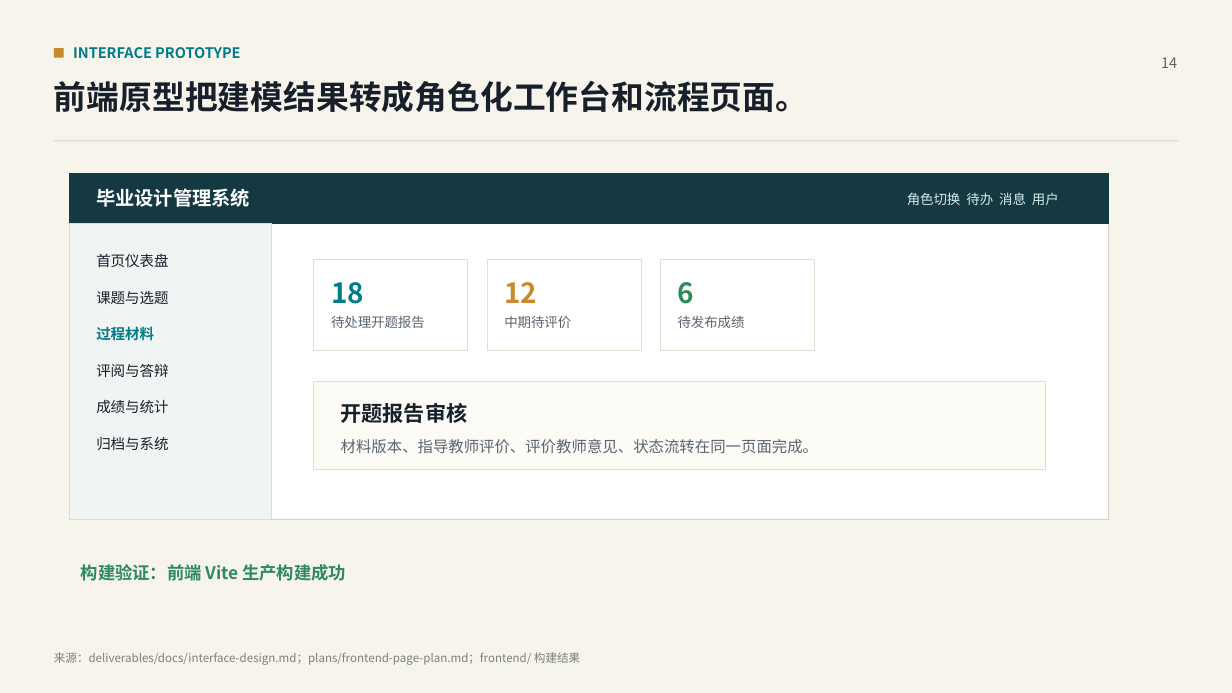
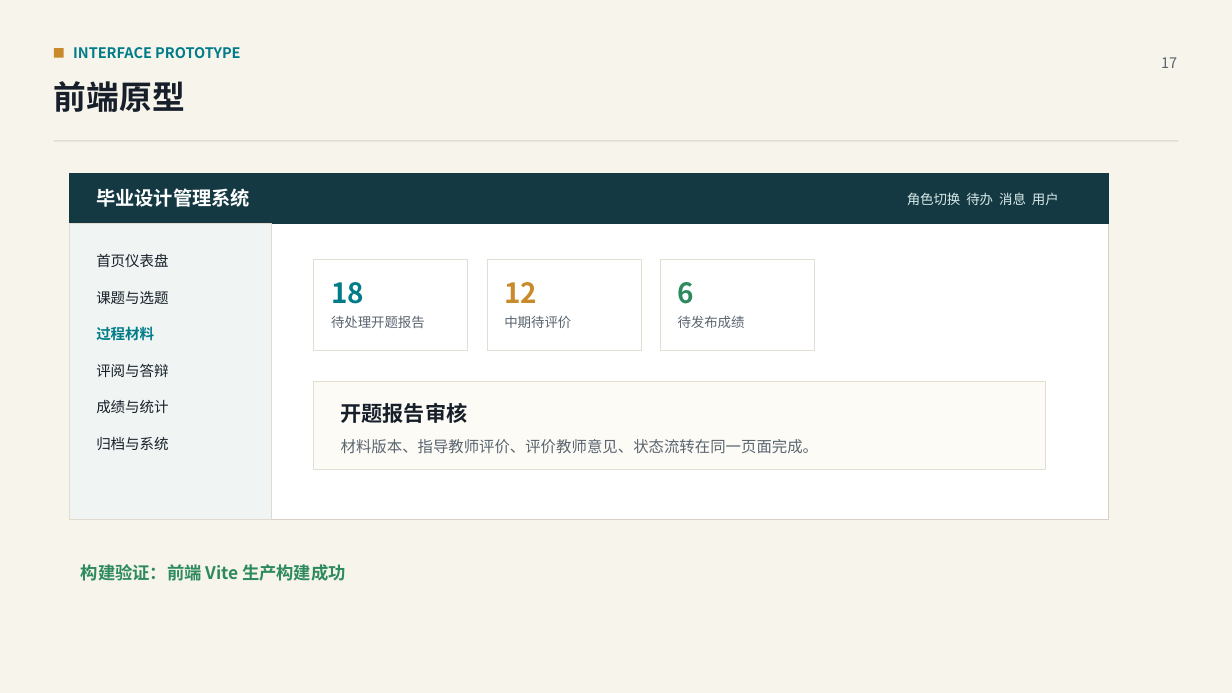
Before and after one commit to qzddmyc/uml-oom-graduation-management, a slide deck: slide 17 of 毕业设计管理系统建模汇报.pptx (slide 14 before the commit). Drawn at 1232x693 pixels with LibreOffice and Linux fonts; fonts in the diff are those of the drawing. Boxes give left, top, right and bottom in pixels: in the first picture for what was removed or moved away, otherwise in the second. Text is boxed around its words. In the diff, an @@ line names an element or a change of style, - is before the commit and + after.

```diff
--- a/毕业设计管理系统建模汇报.pptx
+++ b/毕业设计管理系统建模汇报.pptx
@@ text at box(1161, 57, 1177, 68): text changed @@
-14
+17
@@ text at box(54, 81, 185, 112): text changed @@
-前端原型把建模结果转成角色化工作台和流程页面。
+前端原型
@@ text removed at box(54, 652, 580, 665) @@
-来源：deliverables/docs/interface-design.md；plans/frontend-page-plan.md；frontend/ 构建结果
```
Also in this commit, not shown: 14 other slides changed, 3 slides added, 1 other file.
